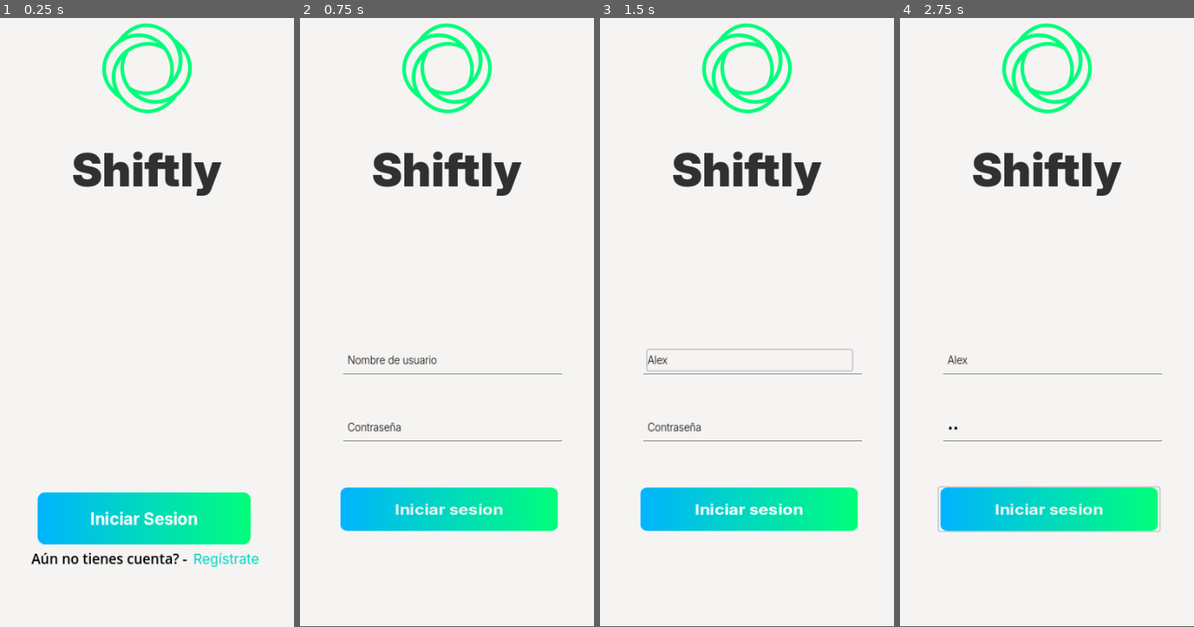
Above: before the commit, frames 1-4 (left to right).
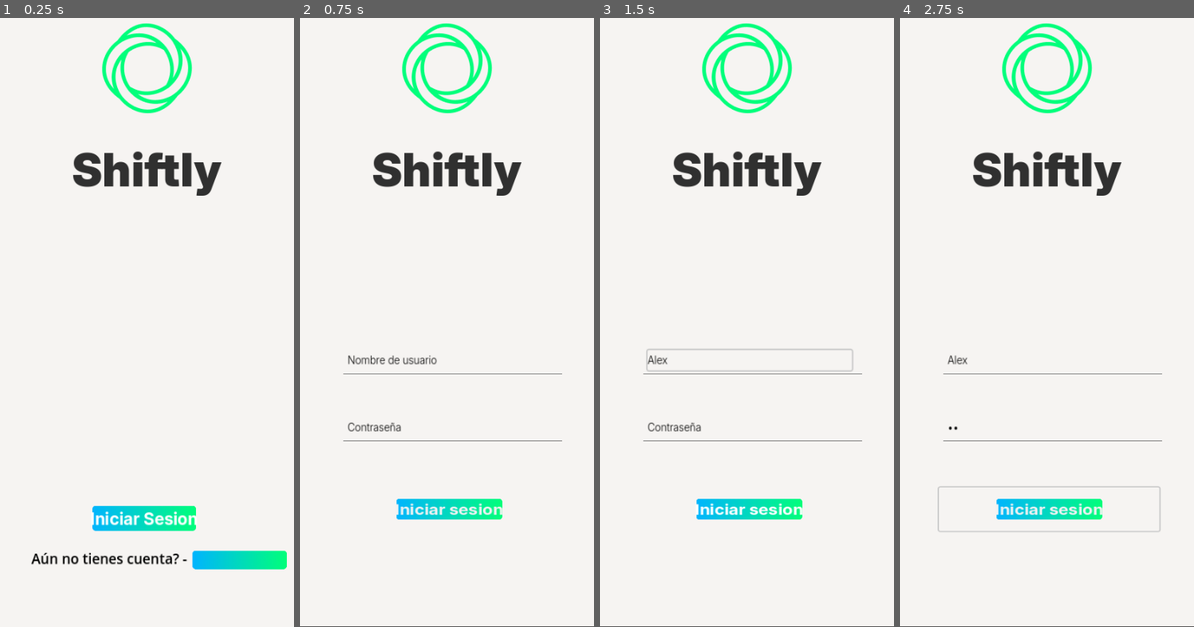
Above: after the commit, the same moments.

Repository: rteijeiro/godotime
Game: Godot game, scene res://Scenes/Start.tscn
The game is run twice, just before and just after one commit, with the same random seed, the same clock (stepped at 60 frames per second) and the same inputs. The project has no main scene, so this scene is started directly.
Inputs (mouse positions are in pixels of both pictures, inside the frame that each line leads up to):
- Up to frame 1 (0.25 s): no input
- Up to frame 2 (0.75 s): click "Iniciar Sesion" at 0.5 s
- Up to frame 3 (1.5 s): click (749, 359) at 1.27 s; type "Alex" at 1.35 s
- Up to frame 4 (2.75 s): click (1049, 426) at 1.5 s; type "12" at 1.58 s; click "Iniciar sesion" at 2 s

The runs differ from the first frame. In frame 1, 6.1% of the frame differs, in the area x 12-98%, y 77-91%; in frame 2, 4.4%; in frame 3, 4.4%; in frame 4, 4.4%.

Commit message:
Revisar Profile y Logout

Diff:
--- a/Scenes/logout.tscn
+++ b/Scenes/logout.tscn
@@ -1,8 +1,11 @@
-[gd_scene load_steps=4 format=3 uid="uid://tuolo83dvr1b"]
+[gd_scene load_steps=5 format=3 uid="uid://tuolo83dvr1b"]
 
 [ext_resource type="Theme" uid="uid://cc138rf4qu816" path="res://resources/customTheme.tres" id="1_dytow"]
 [ext_resource type="FontFile" uid="uid://dal6uxhenekc3" path="res://Fonts/Inter/static/Inter_18pt-Black.ttf" id="1_yt3s2"]
 [ext_resource type="FontFile" uid="uid://bwgc064v3ckw3" path="res://Fonts/Inter/static/Inter_18pt-Light.ttf" id="2_jy6fl"]
+
+[sub_resource type="StyleBoxFlat" id="StyleBoxFlat_8nl86"]
+bg_color = Color(1, 1, 1, 1)
 
 [node name="Logout" type="Control"]
 layout_mode = 3
@@ -26,6 +29,7 @@
 grow_horizontal = 2
 grow_vertical = 2
 theme = ExtResource("1_dytow")
+theme_override_styles/panel = SubResource("StyleBoxFlat_8nl86")
 
 [node name="MarginContainer" type="MarginContainer" parent="PanelContainer"]
 self_modulate = Color(0.964742, 0.964742, 0.964742, 1)
--- a/Scenes/profile.tscn
+++ b/Scenes/profile.tscn
@@ -1,6 +1,7 @@
-[gd_scene load_steps=9 format=3 uid="uid://cab66ph13le1a"]
+[gd_scene load_steps=10 format=3 uid="uid://cab66ph13le1a"]
 
 [ext_resource type="Texture2D" uid="uid://dgt146hw0hx73" path="res://Images/top_home.png" id="1_3a885"]
+[ext_resource type="Texture2D" uid="uid://cw22h7mu55mvv" path="res://Images/logo_account.png" id="2_lrano"]
 [ext_resource type="Texture2D" uid="uid://dtk0cce46is38" path="res://Images/account_circle.png" id="2_xps4i"]
 [ext_resource type="Texture2D" uid="uid://cqvqqrtj7p7io" path="res://Images/add_home.png" id="3_72p7h"]
 [ext_resource type="Texture2D" uid="uid://c6r2xhwl5uqxj" path="res://Images/output.png" id="4_08n8a"]
@@ -48,7 +49,7 @@
 offset_right = 70.0
 offset_bottom = 160.0
 grow_horizontal = 2
-texture = ExtResource("2_xps4i")
+texture = ExtResource("2_lrano")
 
 [node name="PanelContainer" type="PanelContainer" parent="."]
 layout_mode = 1
--- a/resources/customTheme.tres
+++ b/resources/customTheme.tres
@@ -1,10 +1,8 @@
-[gd_resource type="Theme" load_steps=4 format=3 uid="uid://cc138rf4qu816"]
+[gd_resource type="Theme" load_steps=3 format=3 uid="uid://cc138rf4qu816"]
 
 [ext_resource type="Texture2D" uid="uid://bndd8q0c3auqy" path="res://Images/button_base.png" id="1_sor28"]
-[ext_resource type="Texture2D" uid="uid://vqhavidqith8" path="res://Images/Rectangle 10.png" id="1_sx7qg"]
 
 [sub_resource type="StyleBoxTexture" id="StyleBoxTexture_agkb8"]
-texture = ExtResource("1_sx7qg")
 
 [resource]
 Button/constants/icon_max_width = 150
Binary file added: Images/logo_account.png
Not shown, added: Images/logo_account.png.import
